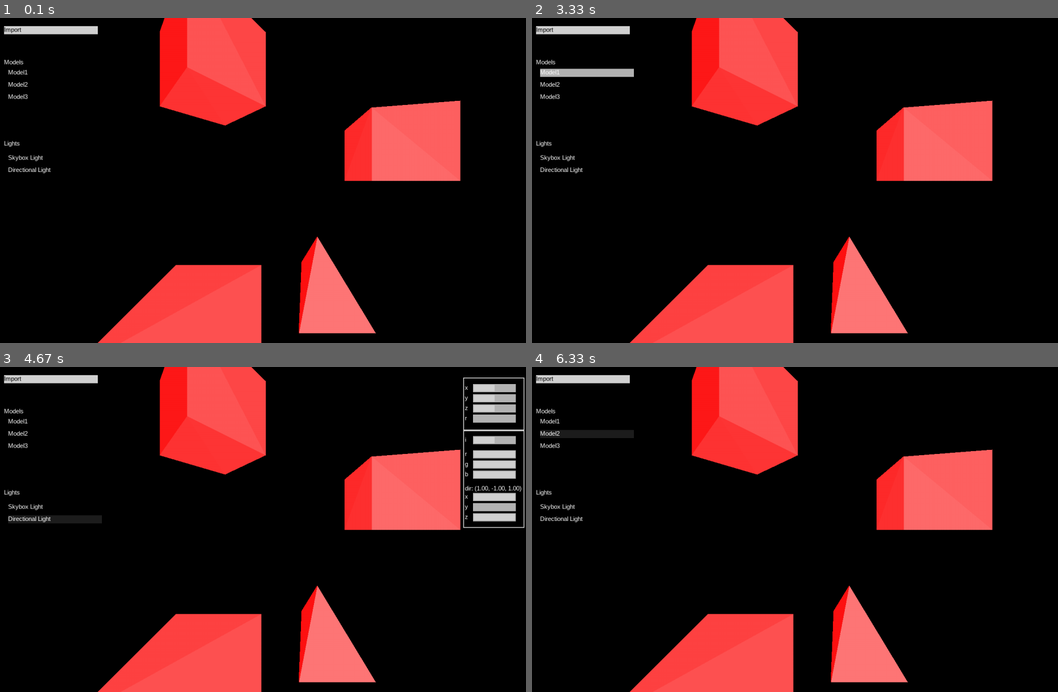
Above: before the commit, frames 1-4 (two rows, left to right).
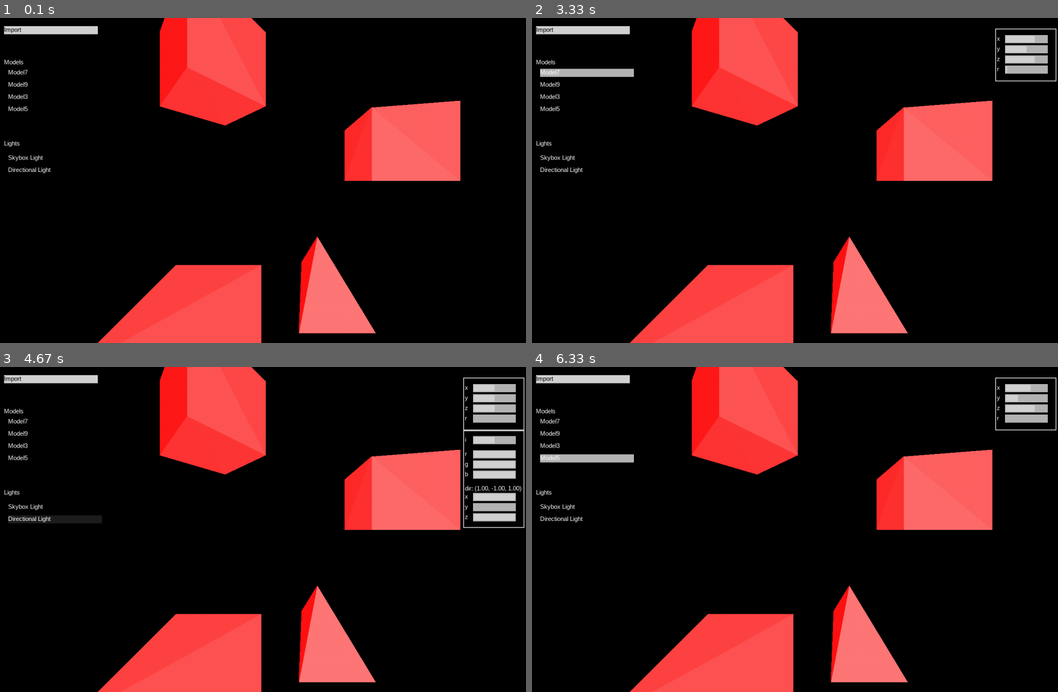
Above: after the commit, the same moments.

Repository: MichalTraczyk/pygame-3d-renderer
Game: pygame game, started from src/main.py
Two runs of this game, one before a commit and one after it. Both use one fixed random seed, a clock stepped at 60 frames per second and the inputs below.
Inputs (mouse positions are in pixels of both pictures, inside the frame that each line leads up to):
- Up to frame 1 (0.1 s): no input
- Up to frame 2 (3.33 s): click (547, 73) at 0.38 s, where only the run after the commit has a clickable "Model7"; click (842, 252) at 0.72 s; click "Import" at 1.05 s; click (605, 170) at 1.38 s; click (789, 219) at 1.72 s; click "Skybox Light" at 2.05 s; click (979, 265) at 2.38 s; click (631, 70) at 3.22 s
- Up to frame 3 (4.67 s): click (136, 584) at 3.55 s; click "Directional Light" at 3.88 s; click (99, 649) at 4.22 s
- Up to frame 4 (6.33 s): click (547, 432) at 5.38 s, where only the run after the commit has a clickable "Model9"; click (605, 643) at 5.72 s; click (616, 461) at 6.05 s

The runs differ from the first frame. In frame 1, less than 0.1% of the frame differs, in the area x 1-6%, y 15-29%; in frame 2, 1.1%; in frame 3, less than 0.1%; in frame 4, 1.9%, in the area x 1-100%, y 3-30%.

Commit message:
Allow edit models transform

Diff:
--- a/src/MeshSystem/DrawableMesh.py
+++ b/src/MeshSystem/DrawableMesh.py
@@ -1,9 +1,12 @@
+import random
+
 import pygame
 from pygame import Vector3, Color
 
 from src import Camera
 from src.Light.LightManager import LightManager
 from src.Math.Transform import Transform
+from src.ModelPool import ModelPool
 from src.Systems.Drawable import Drawable
 from src.MeshSystem import Mesh
 from src.Systems.Updatable import Updatable
@@ -14,6 +17,7 @@
 
     def __init__(self, pos):
         super().__init__()
+        ModelPool.register_model(self)
         self.set_position(pos)
         self.mesh = None
 
@@ -44,3 +48,10 @@
             points = self.world_face_to_screen(face, camera)
             pygame.draw.polygon(screen, rendered_color, points)
         pass
+
+    def __str__(self):
+        return "Model" + str(random.randint(0, 10))
+
+    def kill(self):
+        ModelPool.unregister_model(self)
+        super().kill()
--- /dev/null
+++ b/src/ModelPool.py
@@ -0,0 +1,17 @@
+class ModelPool:
+    pool = []
+    listeners = []
+
+    @classmethod
+    def add_change_listener(cls,listener):
+        cls.listeners.append(listener)
+    @classmethod
+    def register_model(cls, model):
+        cls.pool.append(model)
+        for listener in cls.listeners:
+            listener(cls.pool)
+    @classmethod
+    def unregister_model(cls,model):
+        cls.pool.remove(model)
+        for listener in cls.listeners:
+            listener(cls.pool)
--- a/src/Screen.py
+++ b/src/Screen.py
@@ -6,6 +6,7 @@
 from src.Light.LightSourcesTypes import *
 from src.MeshSystem.DrawableMesh import DrawableMesh
 from src.MeshSystem.Primitives import Primitives
+from src.ModelPool import ModelPool
 from src.UI.Screens.MainCanvas import MainCanvas
 from src.Systems.Updater import Updater
 from src.Systems.Drawer import Drawer
@@ -24,6 +25,11 @@
         self.running = True
         self.getTicksLastFrame = 0
 
+        canvas = MainCanvas(Vector2(self.resolution[0],self.resolution[1]))
+        LightManager.add_change_listener(canvas.hierarchy.lights_changed)
+        ModelPool.add_change_listener(canvas.hierarchy.models_changed)
+
+
         mesh = Primitives.generate_box()
         obj = DrawableMesh(Vector3(2, 0, 2))
         obj.assign_mesh(mesh)
@@ -35,9 +41,6 @@
         obj.assign_mesh(mesh)
         obj = DrawableMesh(Vector3(1, -2, 2))
         obj.assign_mesh(Primitives.generate_rotated_pyramid())
-
-        canvas = MainCanvas(Vector2(self.resolution[0],self.resolution[1]))
-        LightManager.add_change_listener(canvas.hierarchy.lights_changed)
 
         #LightManager.register_light(PointLight(Vector3(-1, 0.5, 0.5), 0.9, Color(255, 0, 0)))
         #LightManager.register_light(PointLight(Vector3(2, 0.5, 0.5), 0.9, Color(0, 255, 0)))
--- a/src/UI/Screens/HierarchyScreen.py
+++ b/src/UI/Screens/HierarchyScreen.py
@@ -29,12 +29,7 @@
                                          (self.position.x + padding, self.position.y + 120))
 
         self.modelsList.add_select_listener(self.select_element)
-        el = ExpandableList.get_default_element(self.element_size, "Model1")
-        el1 = ExpandableList.get_default_element(self.element_size, "Model2")
-        el2 = ExpandableList.get_default_element(self.element_size, "Model3")
-        self.modelsList.add_element(el)
-        self.modelsList.add_element(el1)
-        self.modelsList.add_element(el2)
+        self.modelsList.add_select_listener(self.select_element)
 
         lights_label = Label((elementWidth, elementHeight), (padding, self.position.y + 300),
                              "Lights")
@@ -53,6 +48,13 @@
             e = ExpandableList.get_default_element(self.element_size, l.__str__())
             e.target = l
             self.lightsList.add_element(e)
+    def models_changed(self, models):
+        self.modelsList.clear()
+
+        for m in models:
+            e = ExpandableList.get_default_element(self.element_size, m.__str__())
+            e.target = m
+            self.modelsList.add_element(e)
 
     def select_element(self, element):
         if self.selected_element is not None:
